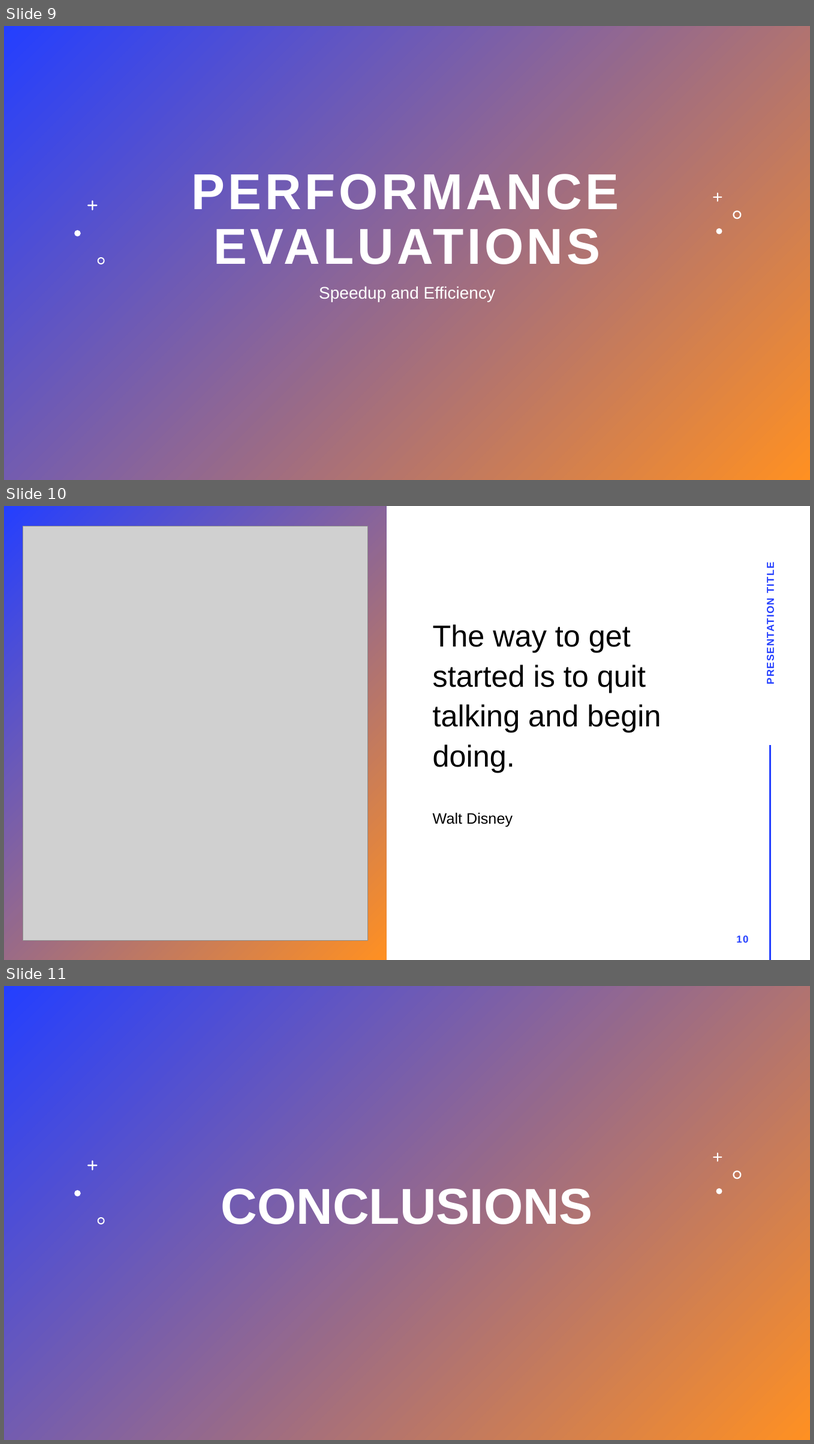
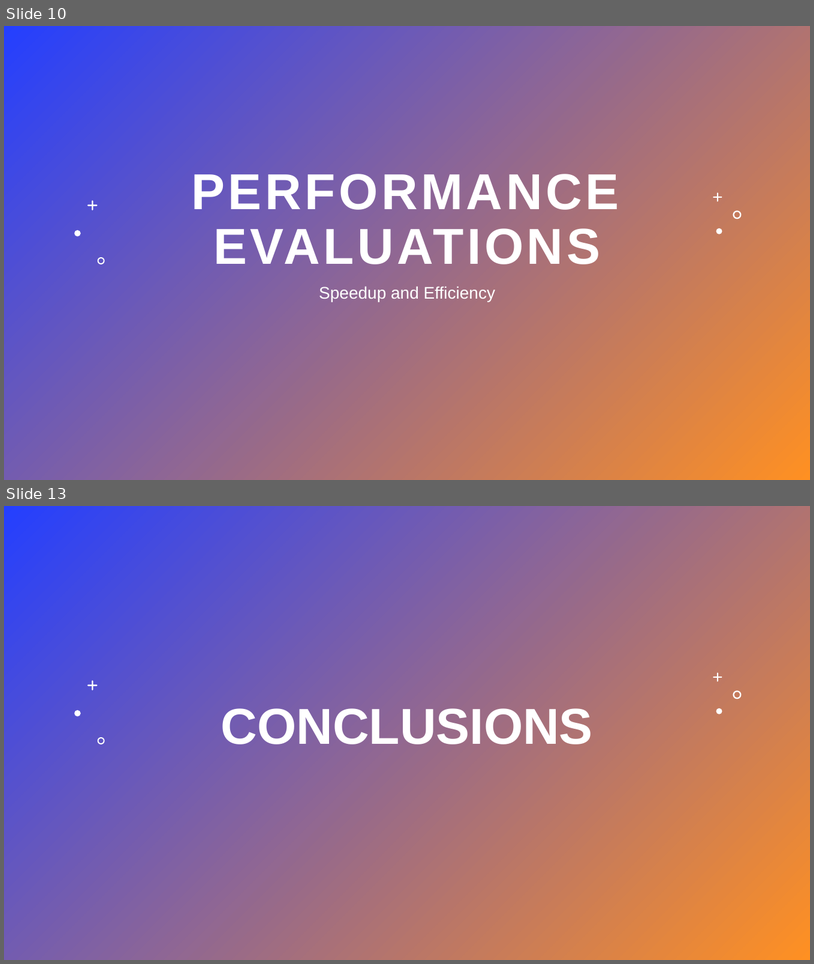
Before and after one commit to Bass4Nation/P-D-Prog-assignment, a slide deck: Project-6-Presentation.pptx. Shown one above the other, each under a label of ours: slides 9, 10 and 11 before the commit, slides 10 and 13 after it; the slides between them are not shown. The pictures are 814x1444 and 814x964 pixels, drawn with LibreOffice and Linux fonts; fonts in the diff are those of the drawing; grey boxes stand for pictures. Boxes give left, top, right and bottom in pixels: in the first picture for what was removed or moved away, otherwise in the second. Text is boxed around its words. In the diff, an @@ line names an element or a change of style, - is before the commit and + after.

```diff
--- a/Project-6-Presentation.pptx
+++ b/Project-6-Presentation.pptx
@@ slide 10 removed at (4,506,810,960), background #FFFFFF @@
@@ rectangle removed at (4,506,386,960) @@
@@ picture removed at (23,526,368,940) @@
@@ text removed at (765,565,777,682) @@
-PRESENTATION TITLE
@@ title removed at (433,624,661,772) @@
-The way to get started is to quit talking and begin doing.
@@ line removed from (770, 745) to (770, 960) @@
@@ subtitle removed at (433,812,513,826) @@
-Walt Disney
@@ page number removed at (737,935,749,942) @@
-10
@@ what was slide 9 is now slide 10 @@
@@ what was slide 11 is now slide 13 @@
```
Also in this commit, not shown: 4 slides changed, 7 slides added, 4 other slides removed.
